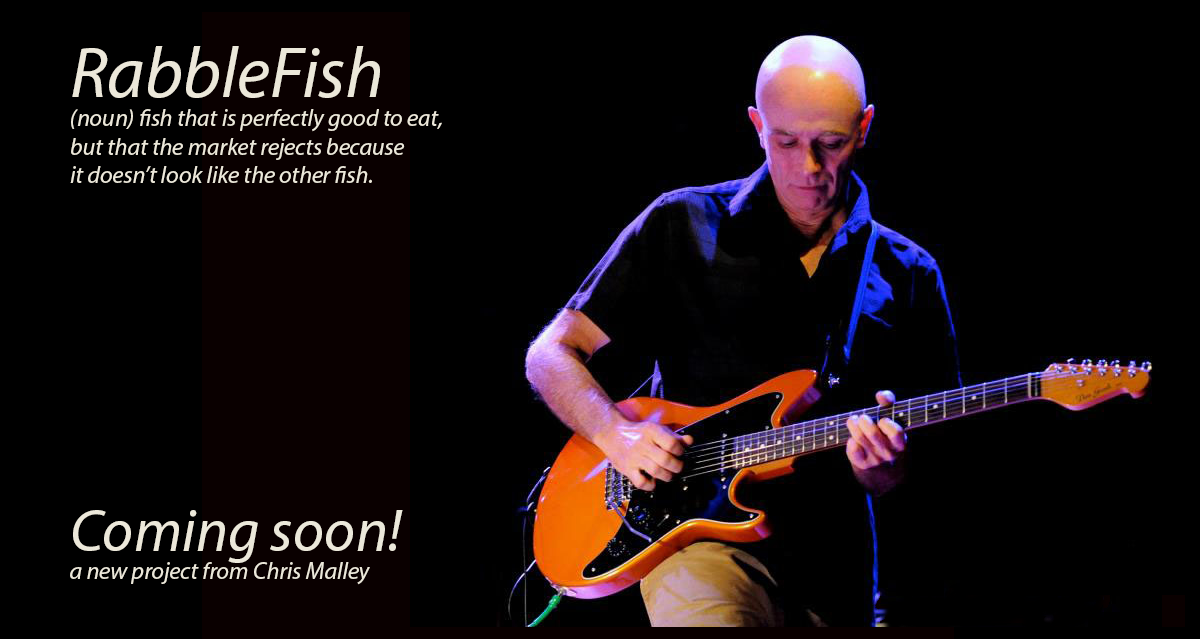
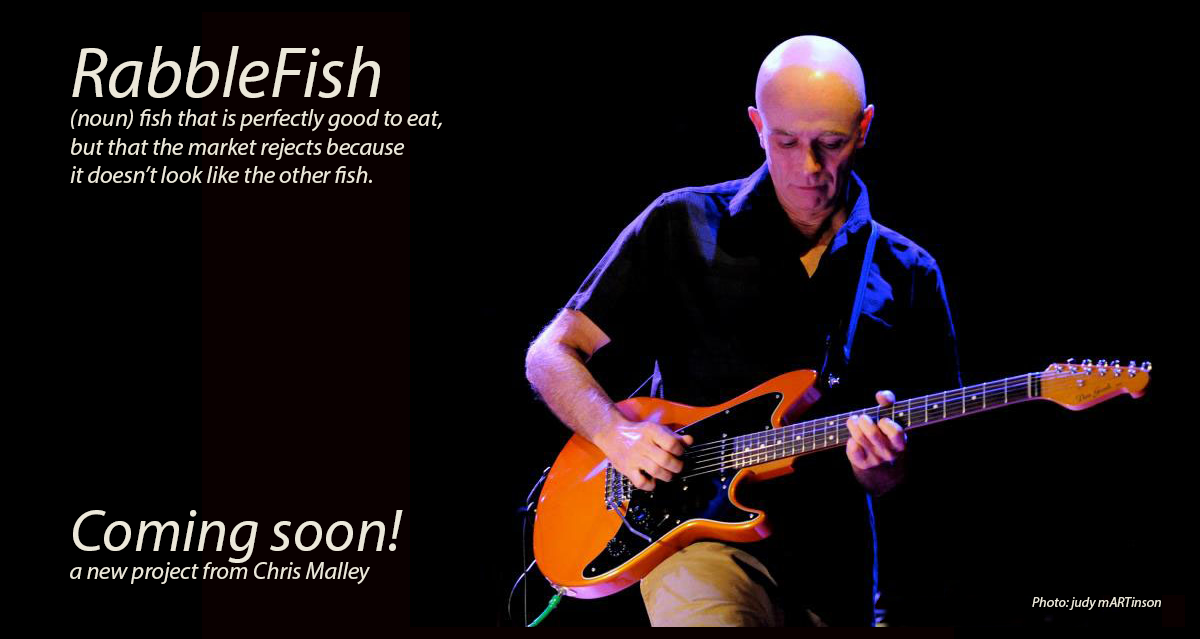
Layers edited between the first and the second 1200 × 639 image:
added layer "Photo: judy mARTinson" above "Coming soon! a new project from Chris Malley" over [1032, 597, 1161, 610]
